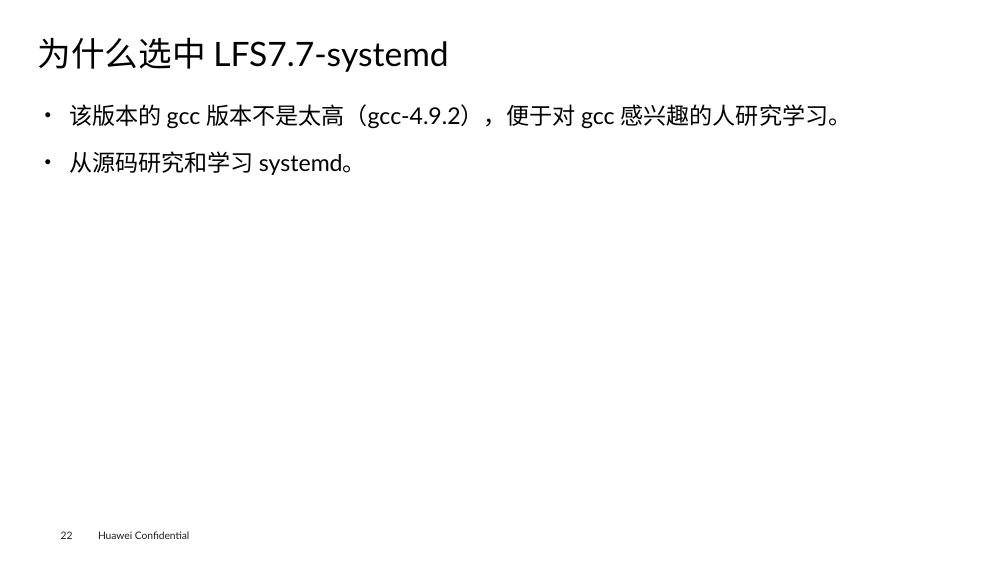
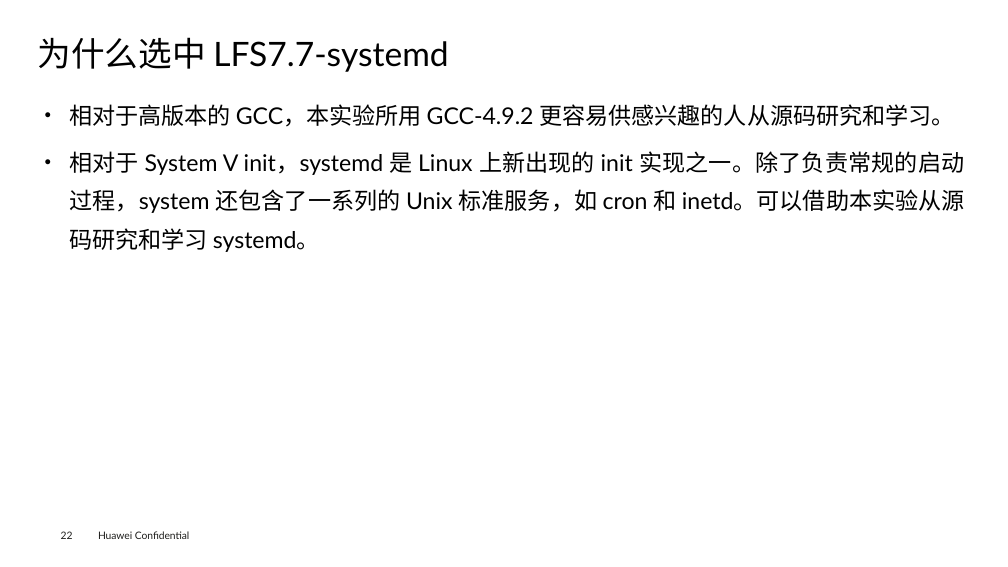
Before and after one commit to openeuler-mirror/lfs-course, a slide deck: slide 23 of lfs-7.7-systemd/documents/LFS-on-opnEuler_v1.3.pptx. Drawn at 1008x567 pixels with LibreOffice and Linux fonts; fonts in the diff are those of the drawing; background and template pictures are left out. Boxes give left, top, right and bottom in pixels: in the first picture for what was removed or moved away, otherwise in the second. Text is boxed around its words. In the diff, an @@ line names an element or a change of style, - is before the commit and + after.

```diff
--- a/lfs-7.7-systemd/documents/LFS-on-opnEuler_v1.3.pptx
+++ b/lfs-7.7-systemd/documents/LFS-on-opnEuler_v1.3.pptx
@@ text at (69,104,965,252): text changed @@
-● 该版本的 gcc 版本不是太高（gcc-4.9.2），便于对 gcc 感兴趣的人研究学习。
-● 从源码研究和学习 systemd。
+● 相对于高版本的 GCC，本实验所用 GCC-4.9.2 更容易供感兴趣的人从源码研究和学习。
+● 相对于 System V init，systemd 是 Linux 上新出现的 init 实现之一。除了负责常规的启动过程，system 还包含了一系列的 Unix 标准服务，如 cron 和 inetd。可以借助本实验从源码研究和学习 systemd。
```
Also in this commit, not shown: 9 other slides changed, 1 other file.
